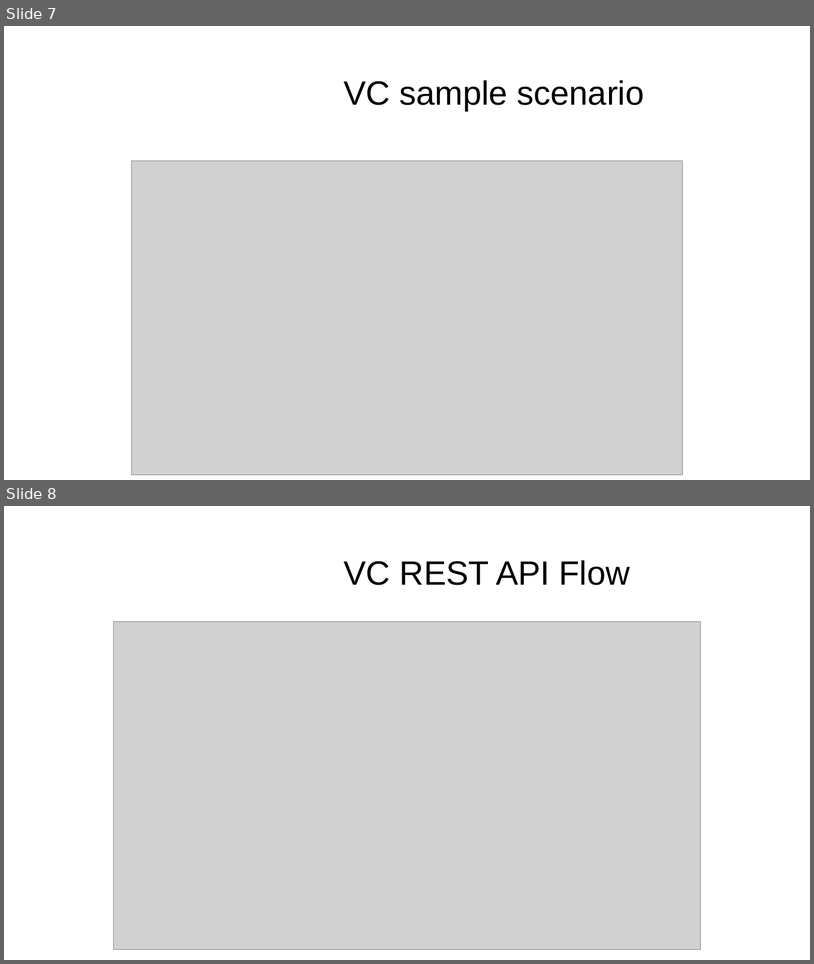
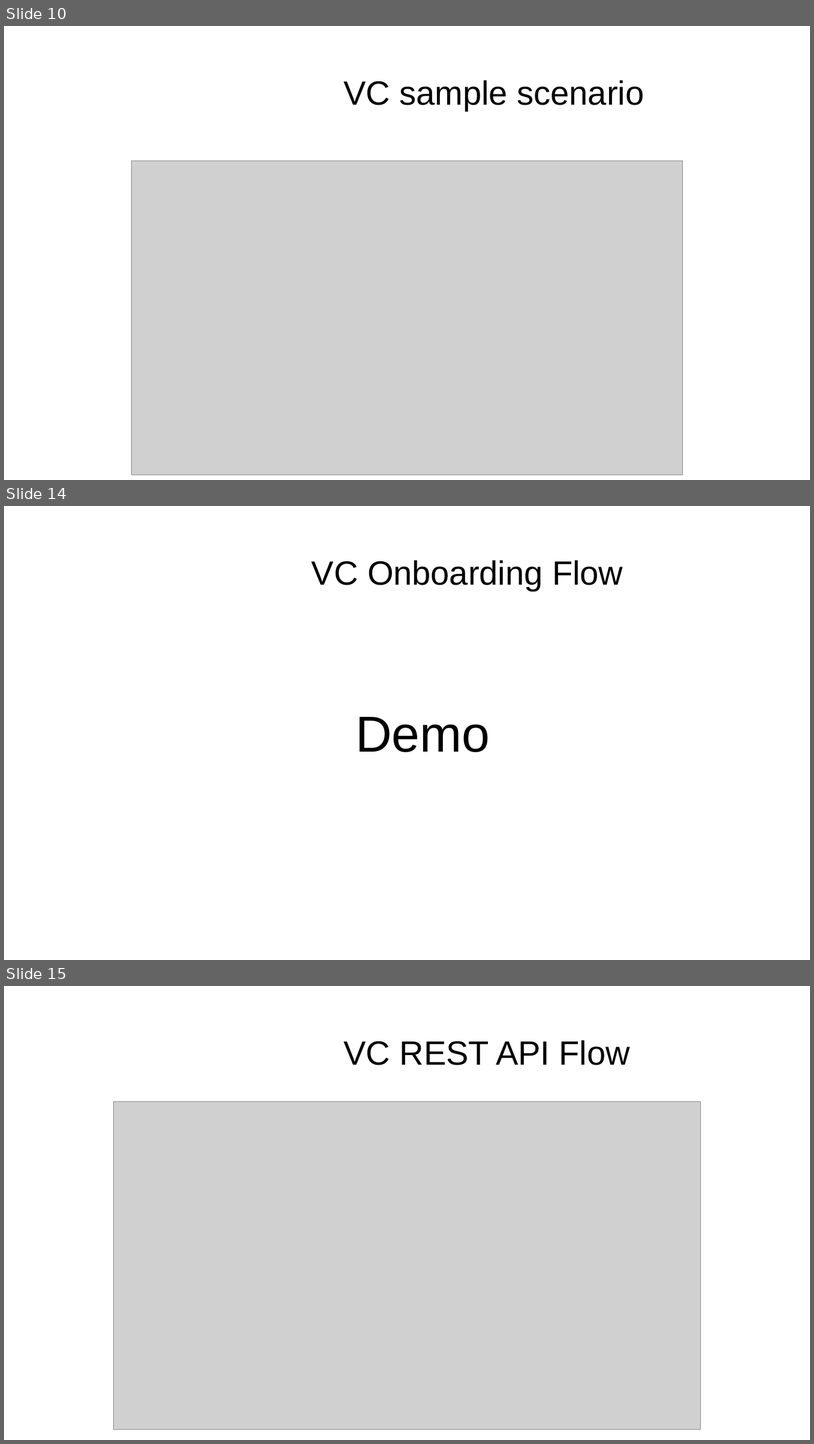
Before and after one commit to rbrayb/Presentations, a slide deck: Entra-CIAM-and-VC/Entra-CIAM-and-VC.pptx. Shown one above the other, each under a label of ours: slides 7 and 8 before the commit, slides 10, 14 and 15 after it; the slides between them are not shown. The pictures are 814x964 and 814x1444 pixels, drawn with LibreOffice and Linux fonts; fonts in the diff are those of the drawing; grey boxes stand for pictures; background and template pictures are left out. Boxes give left, top, right and bottom in pixels: in the first picture for what was removed or moved away, otherwise in the second. Text is boxed around its words. In the diff, an @@ line names an element or a change of style, - is before the commit and + after.

```diff
--- a/Entra-CIAM-and-VC/Entra-CIAM-and-VC.pptx
+++ b/Entra-CIAM-and-VC/Entra-CIAM-and-VC.pptx
@@ slide 14 added at [4, 506, 810, 960], background #FFFFFF @@
@@ text added at [312, 560, 623, 590], 40 pt, text #000000 @@
+VC Onboarding Flow
@@ text added at [356, 717, 490, 752], 60 pt, text #000000 @@
+Demo
@@ what was slide 7 is now slide 10 @@
@@ what was slide 8 is now slide 15 @@
```
Also in this commit, not shown: 3 slides changed, 14 other slides added, 3 slides removed.
